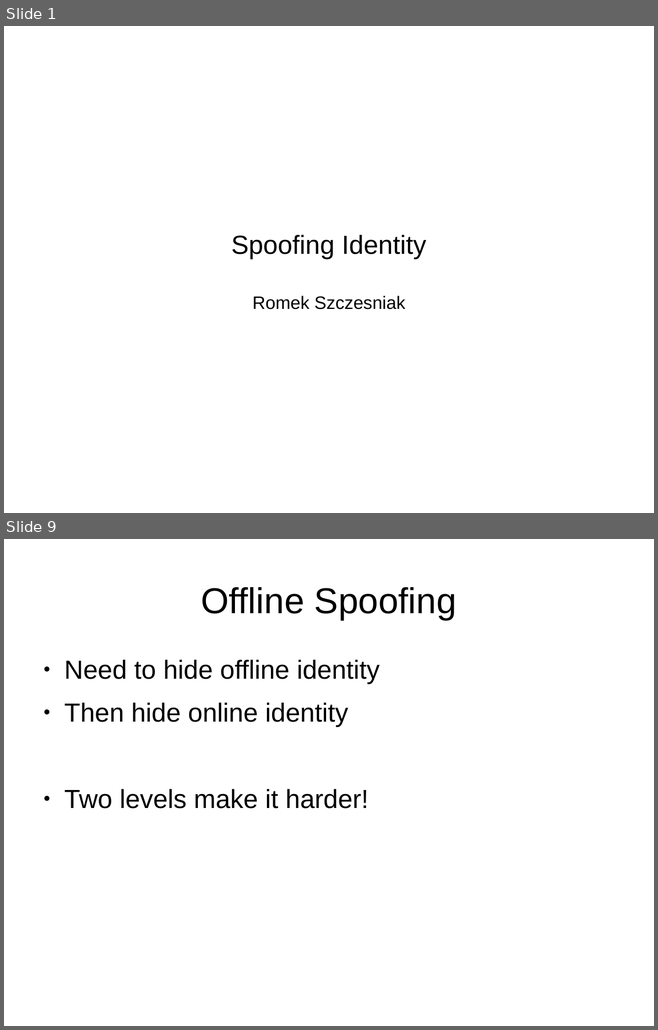
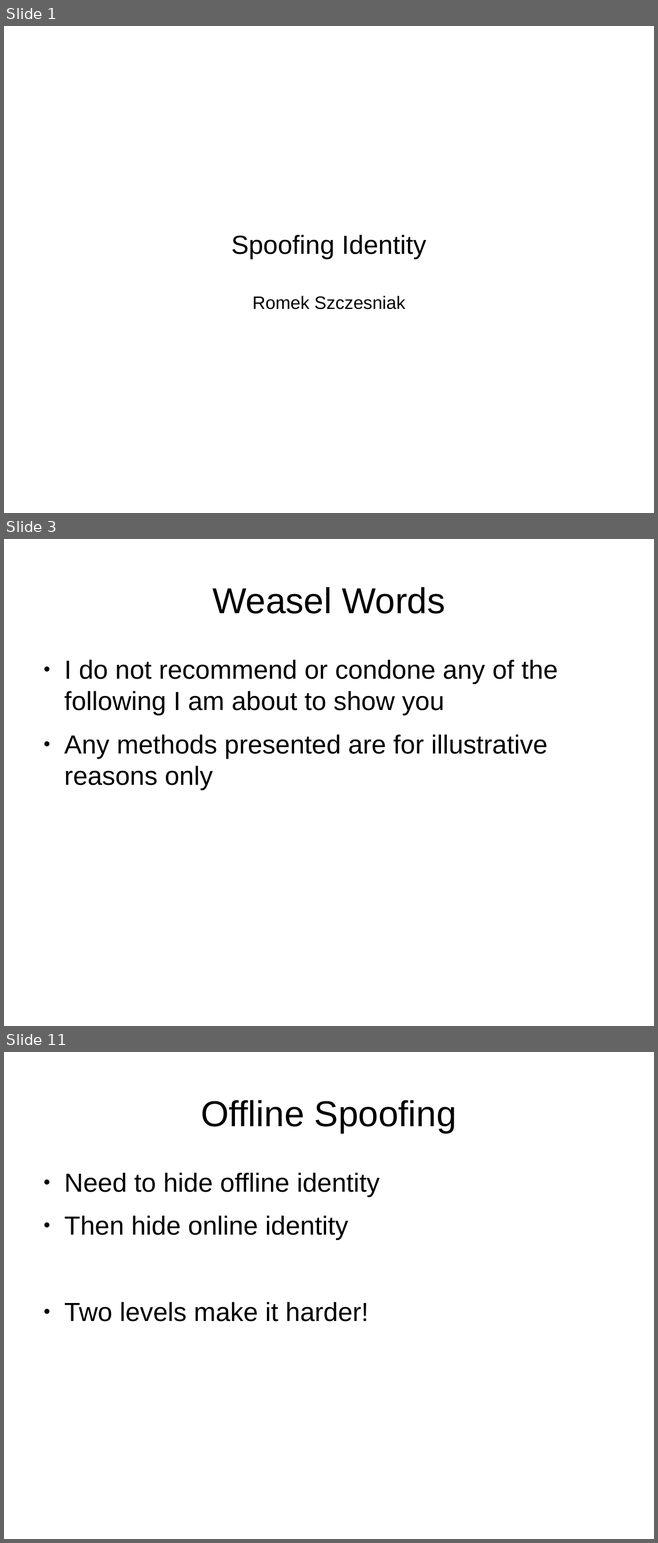
Before and after one commit to inidsol/LightningTalks, a slide deck: spoofing_identity.odp. Shown one above the other, each under a label of ours: slides 1 and 9 before the commit, slides 1, 3 and 11 after it; the slides between them are not shown. The pictures are 658x1030 and 658x1543 pixels, drawn with LibreOffice and Linux fonts; fonts in the diff are those of the drawing. Boxes give left, top, right and bottom in pixels: in the first picture for what was removed or moved away, otherwise in the second. Text is boxed around its words. In the diff, an @@ line names an element or a change of style, - is before the commit and + after.

```diff
--- a/spoofing_identity.odp
+++ b/spoofing_identity.odp
@@ slide 3 added at <box>4,539,654,1026</box>, background #FFFFFF @@
@@ title added at <box>212,587,445,614</box>, 44 pt, text #000000 @@
+Weasel Words
@@ text added at <box>64,660,558,790</box>, 32 pt, text #000000 @@
+● I do not recommend or condone any of the following I am about to show you
+● Any methods presented are for illustrative reasons only
@@ what was slide 9 is now slide 11 @@
```
Also in this commit, not shown: 5 slides changed, 3 other slides added, 2 slides removed, 2 other files.
